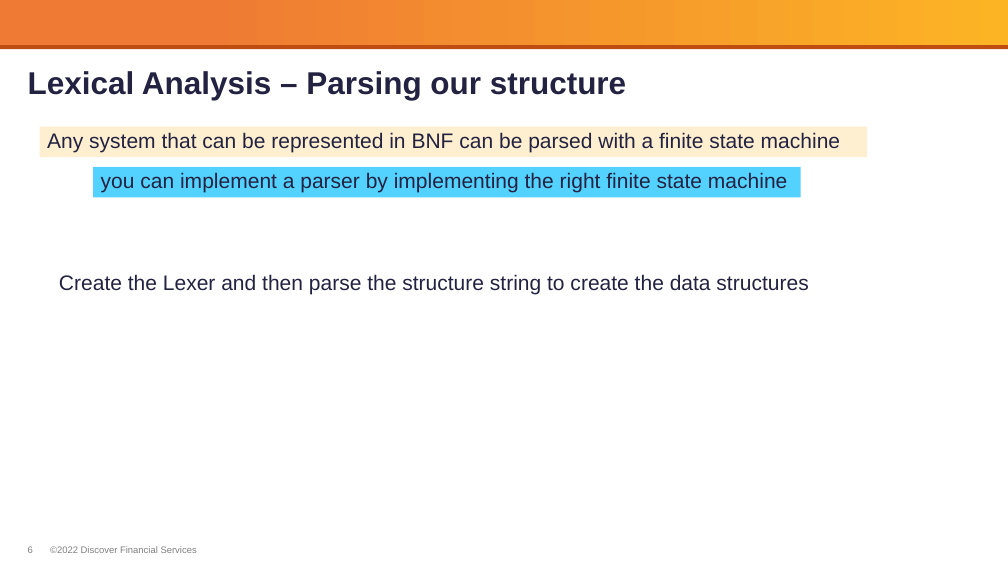
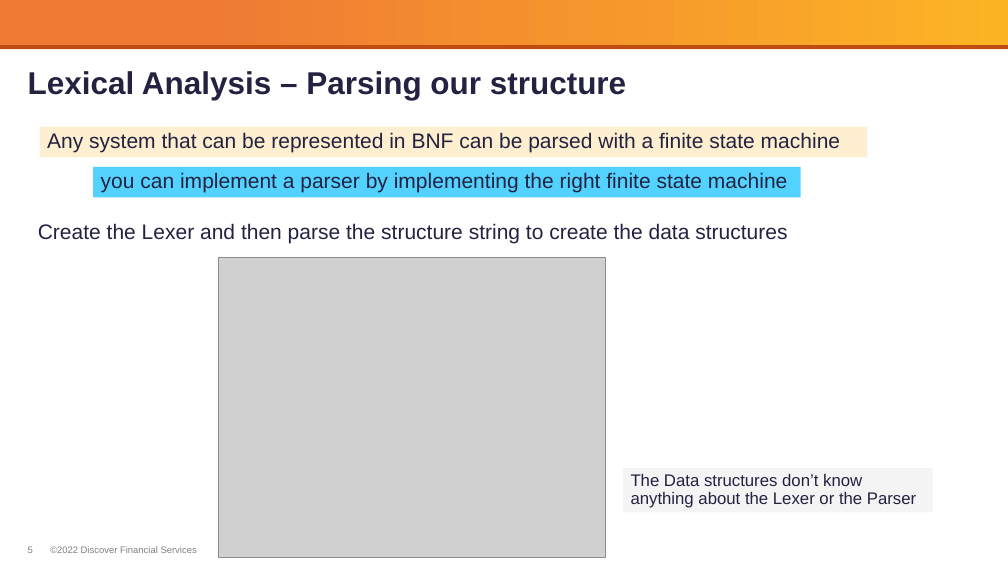
Before and after one commit to rupertwaldron/CleanCoders, a slide deck: slide 5 of Presentations/29- Clean Code - Design Patterns - SMC Parser.pptx (slide 6 before the commit). Drawn at 1008x567 pixels with LibreOffice and Linux fonts; fonts in the diff are those of the drawing; grey boxes stand for pictures; background and template pictures are left out. Boxes give left, top, right and bottom in pixels: in the first picture for what was removed or moved away, otherwise in the second. Text is boxed around its words. In the diff, an @@ line names an element or a change of style, - is before the commit and + after.

Commit message:
Added episode 29 - Parser and Builders

```diff
--- a/Presentations/29- Clean Code - Design Patterns - SMC Parser.pptx
+++ b/Presentations/29- Clean Code - Design Patterns - SMC Parser.pptx
@@ text "Create the Lexer and then ...": place and size @@
-text "Create the Lexer and then ..." at (59, 274, 808, 294)
+text "Create the Lexer and then ..." at (38, 223, 787, 244)
@@ picture added at (219, 258, 606, 558) @@
@@ rectangle added at (623, 468, 932, 513), fill #F4F4F5, 16 pt, text #232241 @@
+The Data structures don’t know anything about the Lexer or the Parser
```
Also in this commit, not shown: 1 other slide changed, 3 slides added, 1 slide removed, 4 other files.
